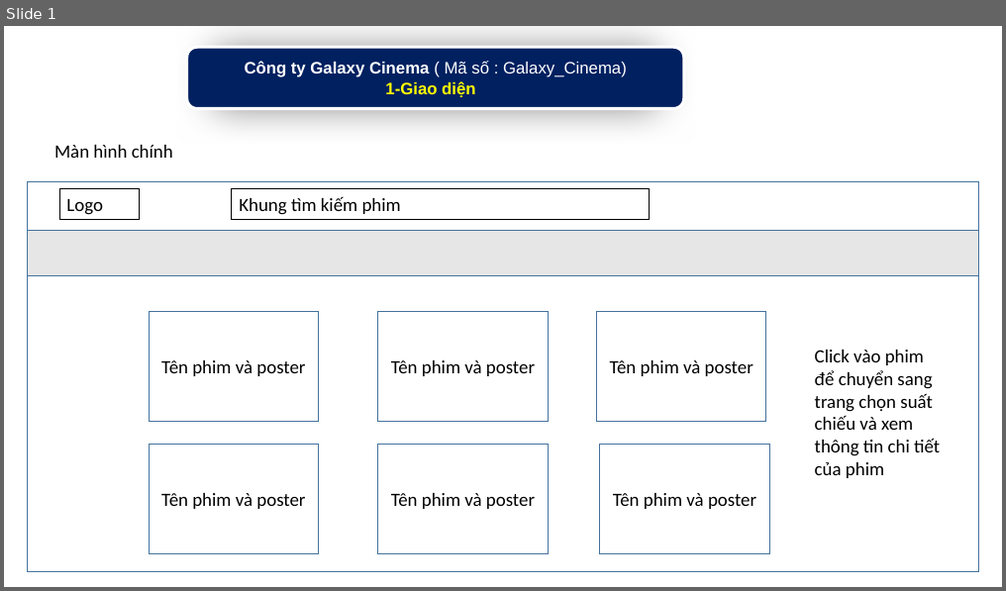
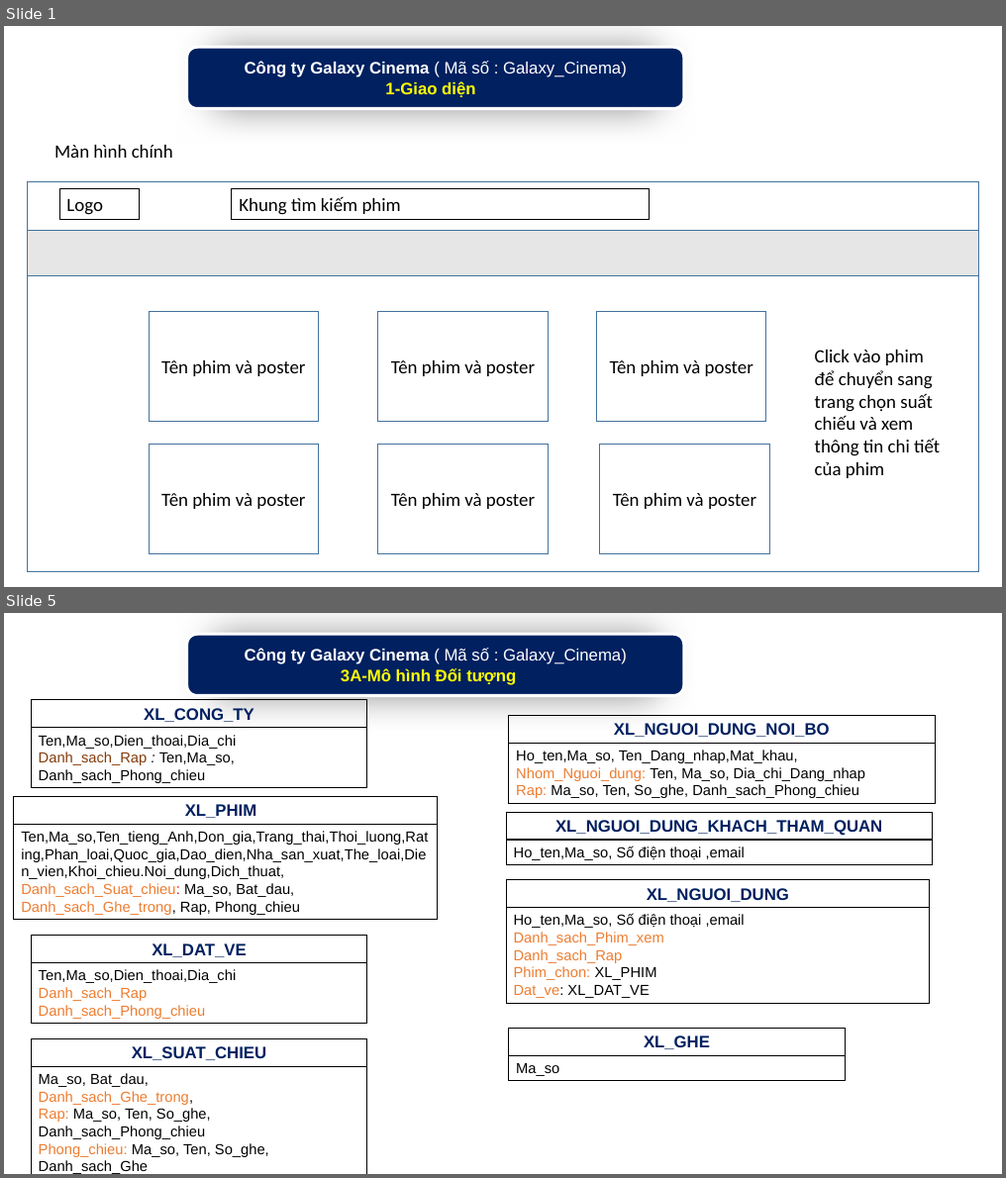
Before and after one commit to phkhuong/pttkpm_doan, a slide deck: Ho_so_PTTKPM/1688035_TKPM_Khach_Tham_quan.pptx. Shown one above the other, each under a label of ours: slide 1 before the commit, slides 1 and 5 after it; the slides between them are not shown. The pictures are 1006x591 and 1006x1178 pixels, drawn with LibreOffice and Linux fonts; fonts in the diff are those of the drawing. Boxes give left, top, right and bottom in pixels: in the first picture for what was removed or moved away, otherwise in the second. Text is boxed around its words. In the diff, an @@ line names an element or a change of style, - is before the commit and + after.

Commit message:
Update hồ sơ tkpm khách tham qan

```diff
--- a/Ho_so_PTTKPM/1688035_TKPM_Khach_Tham_quan.pptx
+++ b/Ho_so_PTTKPM/1688035_TKPM_Khach_Tham_quan.pptx
@@ slide 5 added at <box>4,613,1002,1174</box>, background #FFFFFF @@
@@ rounded rectangle added at <box>187,634,684,696</box>, fill #002060, outline #FFFFFF 3 pt, 16 pt, text #FFFFFF, bold @@
+Công ty Galaxy Cinema ( Mã số : Galaxy_Cinema)
+3A-Mô hình Đối tượng
@@ rectangle added at <box>31,700,367,728</box>, outline #000000 0.75 pt, 16 pt, text #002060, bold @@
+XL_CONG_TY
@@ rectangle added at <box>31,728,367,788</box>, outline #000000 0.75 pt, 14 pt, text #000000 @@
+Ten,Ma_so,Dien_thoai,Dia_chi
+Danh_sach_Rap : Ten,Ma_so, Danh_sach_Phong_chieu
@@ rectangle added at <box>509,716,935,744</box>, outline #000000 0.75 pt, 16 pt, text #002060, bold @@
+XL_NGUOI_DUNG_NOI_BO
@@ rectangle added at <box>509,744,935,804</box>, outline #000000 0.75 pt, 14 pt, text #000000 @@
+Ho_ten,Ma_so, Ten_Dang_nhap,Mat_khau, Nhom_Nguoi_dung: Ten, Ma_so, Dia_chi_Dang_nhap
+Rap: Ma_so, Ten, So_ghe, Danh_sach_Phong_chieu
@@ rectangle added at <box>14,796,438,824</box>, outline #000000 0.75 pt, 16 pt, text #002060, bold @@
+XL_PHIM
@@ rectangle added at <box>506,812,933,840</box>, outline #000000 0.75 pt, 16 pt, text #002060, bold @@
+XL_NGUOI_DUNG_KHACH_THAM_QUAN
@@ rectangle added at <box>14,824,438,920</box>, outline #000000 0.75 pt, 14 pt, text #000000 @@
+Ten,Ma_so,Ten_tieng_Anh,Don_gia,Trang_thai,Thoi_luong,Rating,Phan_loai,Quoc_gia,Dao_dien,Nha_san_xuat,The_loai,Dien_vien,Khoi_chieu.Noi_dung,Dich_thuat,
+Danh_sach_Suat_chieu: Ma_so, Bat_dau, Danh_sach_Ghe_trong, Rap, Phong_chieu
@@ rectangle added at <box>506,840,933,865</box>, outline #000000 0.75 pt, 14 pt, text #000000 @@
+Ho_ten,Ma_so, Số điện thoại ,email
@@ rectangle added at <box>506,880,930,908</box>, outline #000000 0.75 pt, 16 pt, text #002060, bold @@
+XL_NGUOI_DUNG
@@ rectangle added at <box>506,908,930,1004</box>, outline #000000 0.75 pt, 14 pt, text #000000 @@
+Ho_ten,Ma_so, Số điện thoại ,email
+Danh_sach_Phim_xem
+Danh_sach_Rap
+Phim_chon: XL_PHIM
+Dat_ve: XL_DAT_VE
@@ rectangle added at <box>31,936,367,963</box>, outline #000000 0.75 pt, 16 pt, text #002060, bold @@
+XL_DAT_VE
@@ rectangle added at <box>31,963,367,1024</box>, outline #000000 0.75 pt, 14 pt, text #ED7D31 @@
+Ten,Ma_so,Dien_thoai,Dia_chi
+Danh_sach_Rap
+Danh_sach_Phong_chieu
@@ group added at <box>31,1029,845,1174</box>: 4 rectangles @@
+XL_SUAT_CHIEU
+Ma_so, Bat_dau,
+Danh_sach_Ghe_trong,
+Rap: Ma_so, Ten, So_ghe, Danh_sach_Phong_chieu
+Phong_chieu: Ma_so, Ten, So_ghe, Danh_sach_Ghe
+XL_GHE
+Ma_so
```
Also in this commit, not shown: 2 slides changed, 3 other slides added.
